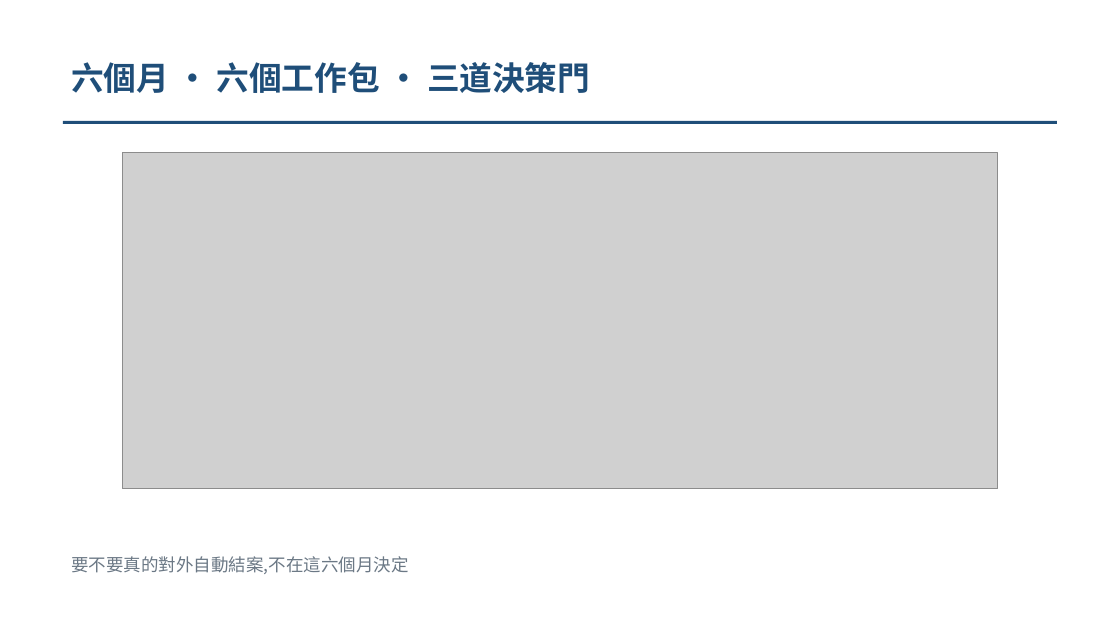
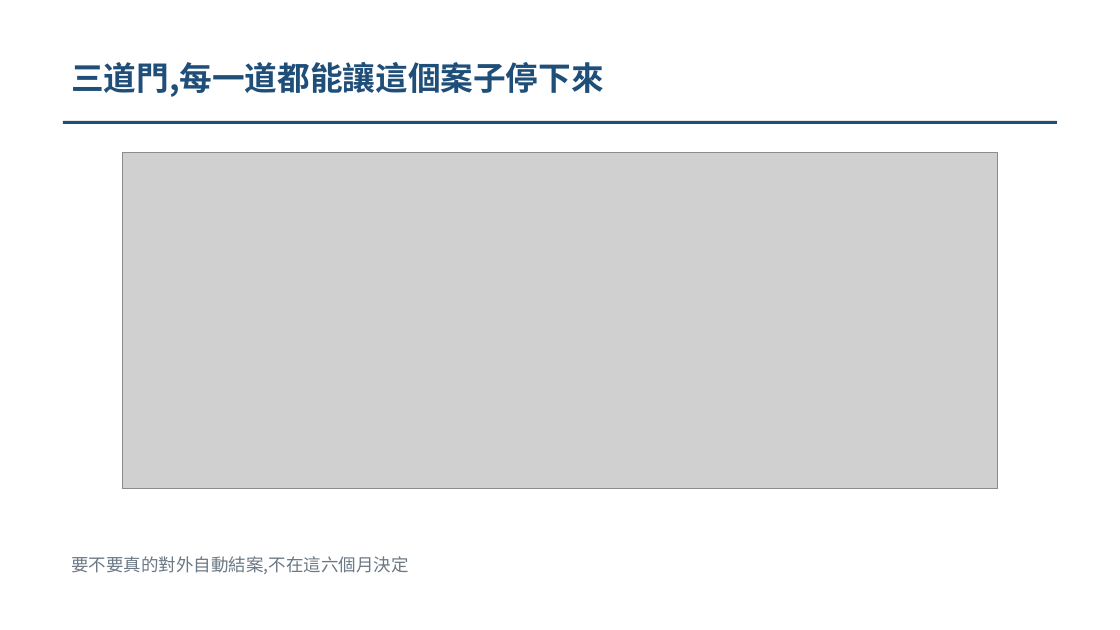
Before and after one commit to pokai-huang0828/UTS_workspace, a slide deck: slide 10 of Artificial Intelligence for Enterprises/Assessment3/Huang_26254793_421104_Assessment 3 (slim).pptx. Drawn at 1120x630 pixels with LibreOffice and Linux fonts; fonts in the diff are those of the drawing; grey boxes stand for pictures. Boxes give left, top, right and bottom in pixels: in the first picture for what was removed or moved away, otherwise in the second. Text is boxed around its words. In the diff, an @@ line names an element or a change of style, - is before the commit and + after.

```diff
--- a/Artificial Intelligence for Enterprises/Assessment3/Huang_26254793_421104_Assessment 3 (slim).pptx
+++ b/Artificial Intelligence for Enterprises/Assessment3/Huang_26254793_421104_Assessment 3 (slim).pptx
@@ text at (x1=71, y1=62, x2=604, y2=97): text changed @@
-六個月 · 六個工作包 · 三道決策門
+三道門,每一道都能讓這個案子停下來
```
Also in this commit, not shown: 6 other slides changed, 4 slides added, 4 slides removed, 2 other files.
